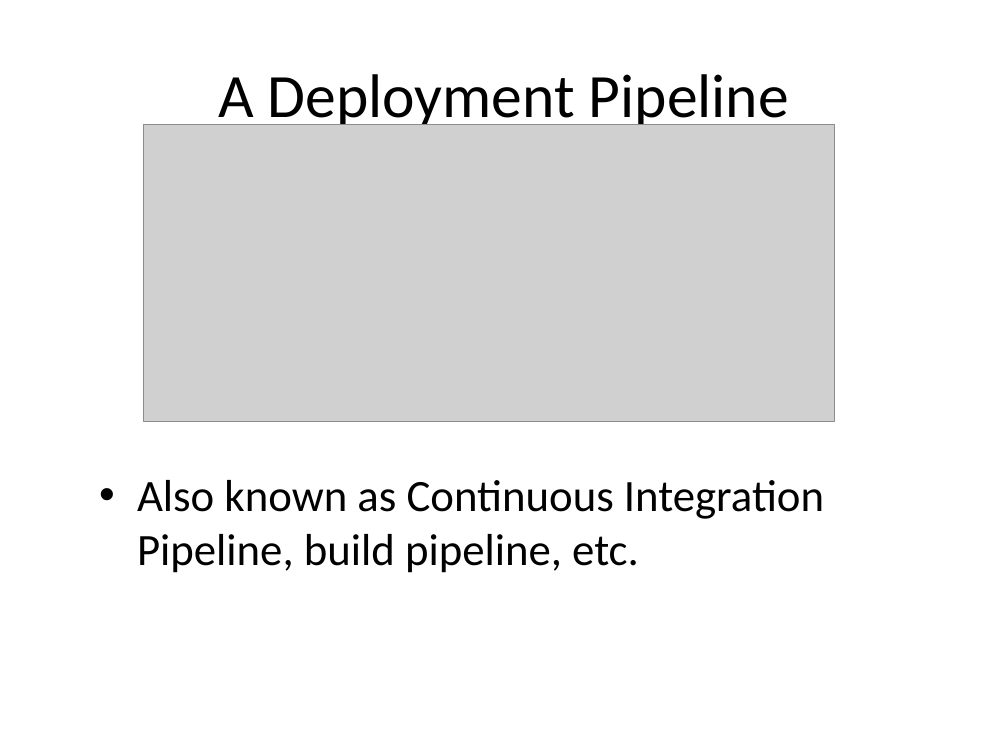
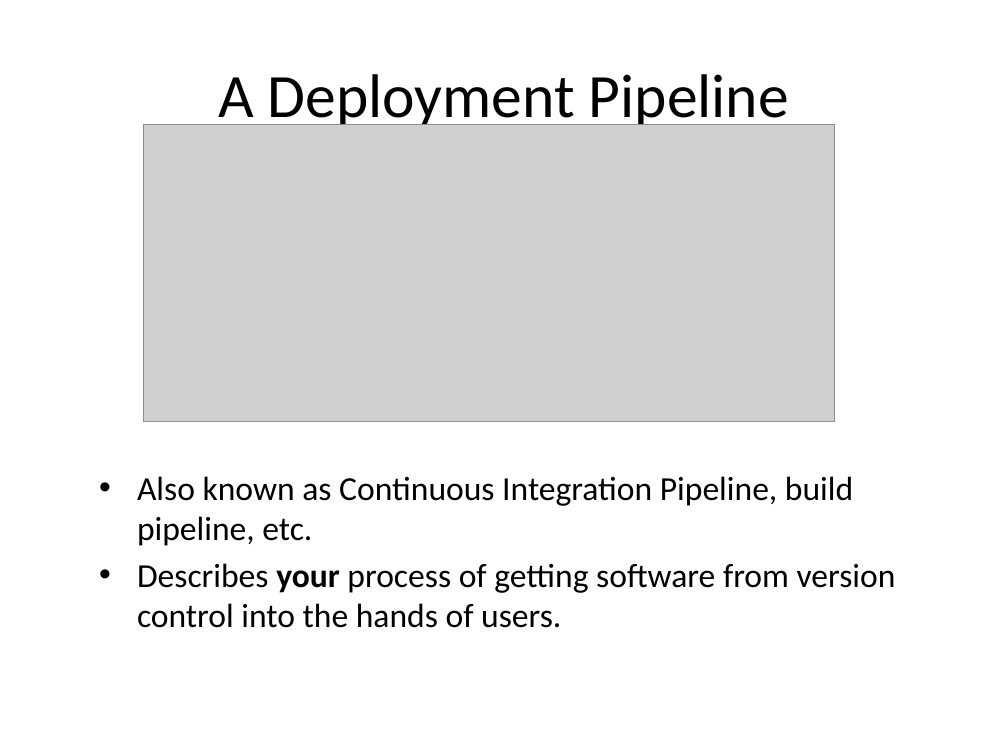
Before and after one commit to tanyas23/CD, a slide deck: slide 2 of CD.pptx (slide 9 before the commit). Drawn at 1008x756 pixels with LibreOffice and Linux fonts; fonts in the diff are those of the drawing; grey boxes stand for pictures. Boxes give left, top, right and bottom in pixels: in the first picture for what was removed or moved away, otherwise in the second. Text is boxed around its words. In the diff, an @@ line names an element or a change of style, - is before the commit and + after.

```diff
--- a/CD.pptx
+++ b/CD.pptx
@@ text at [137,476,853,546]: size 32 to 24 pt in "Also known as Continuous Integration Pipeline, build ..."; less space between paragraphs @@
@@ text at [137,563,896,628]: paragraph added @@
+• Describes your process of getting software from version control into the hands of users.
```
Also in this commit, not shown: 15 other slides changed, 5 slides added, 4 slides removed.
